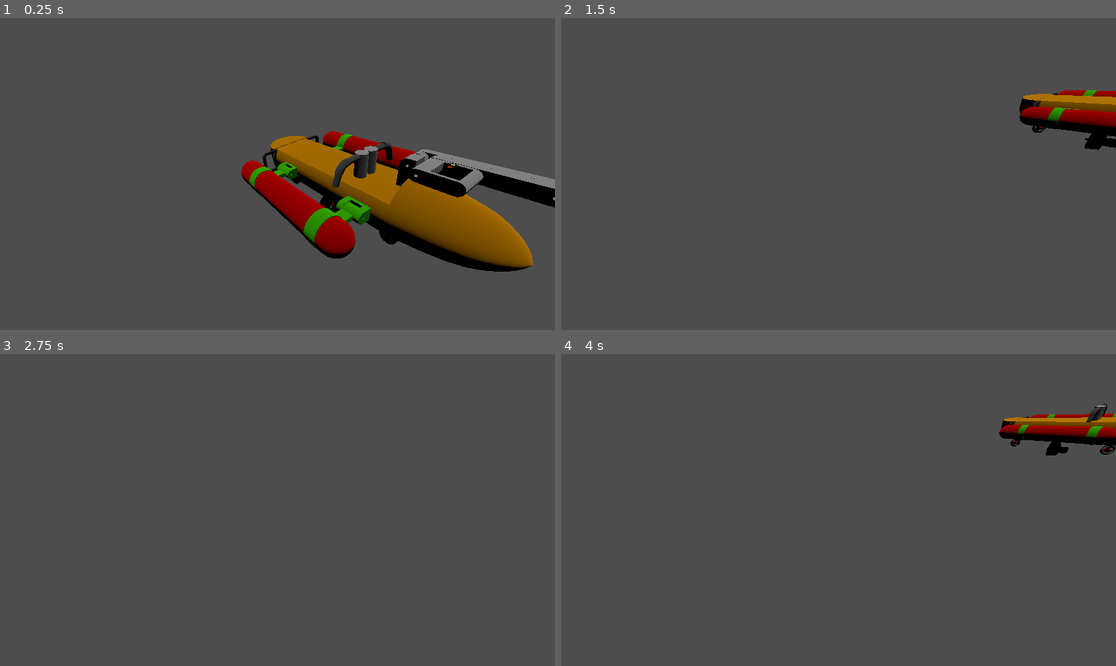
Above: before the commit, frames 1-4 (two rows, left to right).
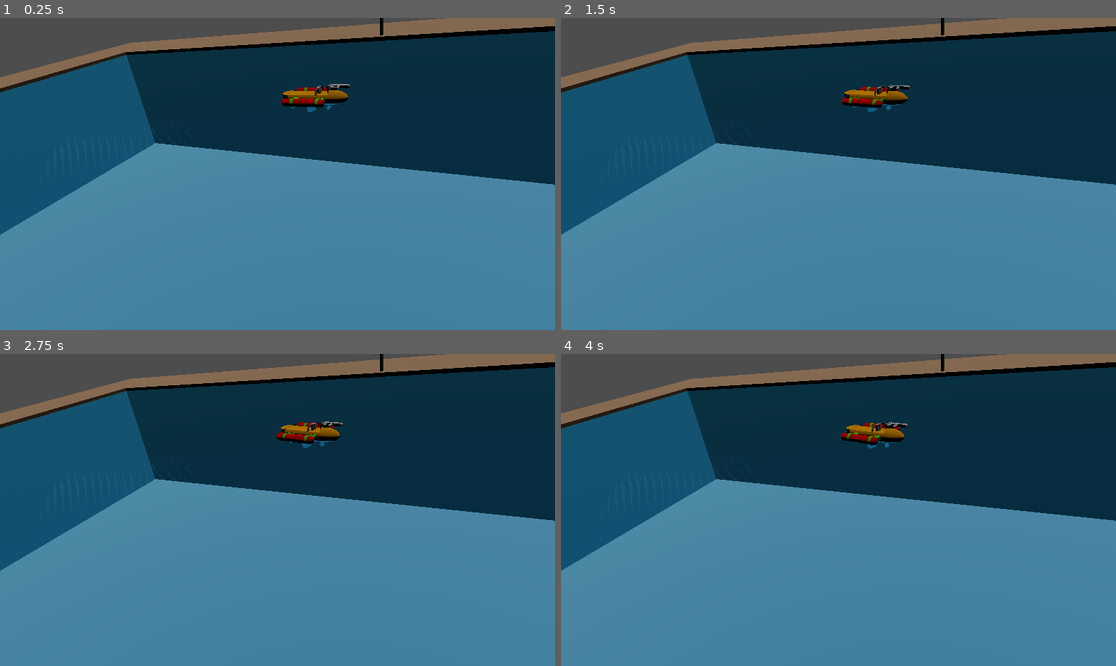
Above: after the commit, the same moments.

Repository: ramvqcraft/PolluxDrone
Game: Godot game, scene res://node_3d.tscn
Same seed, same stepped clock (60 frames per second), same inputs: the game is played once before the commit and once after it.
Inputs:
- Up to frame 1 (0.25 s): no input
- Up to frame 2 (1.5 s): tap Enter at 0.5 s; hold Right (ui_right) 0.53-1.28 s; hold Down (ui_down) from 1.28 s (still down)
- Up to frame 3 (2.75 s): release Down (ui_down) at 2.03 s; hold Right (ui_right) from 2.03 s (still down)
- Up to frame 4 (4 s): release Right (ui_right) at 2.78 s; hold Up (ui_up) 2.78-3.53 s; hold Left (ui_left) from 3.53 s (still down)

The runs differ from the first frame. In frame 1, 95% of the frame differs, in the area x 0-100%, y 0-100%; in frame 2, 95%; in frame 3, 95%; in frame 4, 95%.

Commit message:
adding rotation and linear movement; adding world ver1

Diff:
--- /dev/null
+++ b/App/Webclient/WebSandbox/test/constants.gd
@@ -0,0 +1,16 @@
+# constants.gd
+extends Resource
+
+# Pollux Translation
+const MAX_SPEED : float = 1.0
+const ACCELERATION : float = 0.2
+const DECELERATION : float = 0.4
+
+# Pollux Rotation
+const MAX_ROT_SPEED : float = 45.0   # degrees per second
+const ROT_ACCELERATION : float = 15.0
+const ROT_DECELERATION : float = 15.0
+
+# Propeller spin multipliers
+const MAIN_PROPELLER_SPIN : float = 600.0   # rpm equivalent
+const SIDE_PROPELLER_SPIN : float = 400.0
--- a/App/Webclient/WebSandbox/test/drone2.gd
+++ b/App/Webclient/WebSandbox/test/drone2.gd
@@ -1,45 +1,53 @@
 extends Node3D
 
-# References to parts
-var Pollux : Node3D
+const C = preload("res://constants.gd")
+
+var pollux : Node3D
 var left_aka : Node3D
 var right_aka : Node3D
 
-# Movement parameters
-var translation_speed : float = 2.0
-var rotation_speed : float = 90.0
+var velocity : Vector3 = Vector3.ZERO 	#linear translation
+var angular_velocity : float = 0.0		#rotational movement
 
 func _ready():
-	# Pollux is a direct child of the root Node3D
-	Pollux = $Pollux
-
-	# From Pollux, drill down into Pollux_ver8 → Hull → LeftAka/RightAka
+	pollux = $Pollux
 	left_aka = $Pollux/Pollux_ver8/Hull/LeftAka
 	right_aka = $Pollux/Pollux_ver8/Hull/RightAka
 
+func _process(delta):
+	handle_translation(delta)
+	handle_rotation(delta)
 
-func _process(delta):
-	var move_dir = Vector3.ZERO
+func handle_translation(delta):
+	var input_dir = Vector3.ZERO
 
-	# --- Drone translation ---
+	if Input.is_action_pressed("ui_down"):
+		input_dir.z -= 1
 	if Input.is_action_pressed("ui_up"):
-		move_dir.z -= 1
-	if Input.is_action_pressed("ui_down"):
-		move_dir.z += 1
+		input_dir.z += 1
+
+	input_dir = input_dir.normalized()
+
+	if input_dir != Vector3.ZERO:
+		velocity = velocity.move_toward(input_dir * C.MAX_SPEED, C.ACCELERATION * delta)
+	else:
+		velocity = velocity.move_toward(Vector3.ZERO, C.DECELERATION * delta)
+
+	pollux.translate(velocity * delta)
+
+func handle_rotation(delta):
+	var target_rot_speed : float = 0.0
+
 	if Input.is_action_pressed("ui_left"):
-		move_dir.x -= 1
-	if Input.is_action_pressed("ui_right"):
-		move_dir.x += 1
+		target_rot_speed = C.MAX_ROT_SPEED
+	elif Input.is_action_pressed("ui_right"):
+		target_rot_speed = -C.MAX_ROT_SPEED
 
-	if move_dir != Vector3.ZERO:
-		move_dir = move_dir.normalized()
-		Pollux.translate(move_dir * translation_speed * delta)
+	# Accelerate or decelerate angular velocity
+	if target_rot_speed != 0.0:
+		angular_velocity = move_toward(angular_velocity, target_rot_speed, C.ROT_ACCELERATION * delta)
+	else:
+		angular_velocity = move_toward(angular_velocity, 0.0, C.ROT_DECELERATION * delta)
 
-	# --- Aka rotation ---
-	#if Input.is_action_pressed("rotate_aka_left"):
-		#left_aka.rotate_z(deg_to_rad(rotation_speed) * delta)
-		#right_aka.rotate_z(deg_to_rad(-rotation_speed) * delta)
-
-	#if Input.is_action_pressed("rotate_aka_right"):
-		#left_aka.rotate_z(deg_to_rad(-rotation_speed) * delta)
-		#right_aka.rotate_z(deg_to_rad(rotation_speed) * delta)
+	# Apply rotation
+	pollux.rotate_y(deg_to_rad(angular_velocity) * delta)
--- a/App/Webclient/WebSandbox/test/node_3d.tscn
+++ b/App/Webclient/WebSandbox/test/node_3d.tscn
@@ -2,14 +2,19 @@
 
 [ext_resource type="PackedScene" uid="uid://c0ybi5nvqkwge" path="res://models/Pollux.gltf" id="1_a202f"]
 [ext_resource type="Script" uid="uid://nhl37n4385gv" path="res://drone2.gd" id="2_noarx"]
+[ext_resource type="PackedScene" uid="uid://d111y8wchn1er" path="res://models/World.gltf" id="3_a0tk4"]
 
 [node name="Node3D" type="Node3D" unique_id=324817397]
 script = ExtResource("2_noarx")
 
 [node name="Pollux" parent="." unique_id=2129204542 instance=ExtResource("1_a202f")]
+transform = Transform3D(1, 0, 0, 0, 1, 0, 0, 0, 1, 0, 4.968789, 0)
 
 [node name="Camera3D" type="Camera3D" parent="." unique_id=1956136093]
-transform = Transform3D(0.8419162, 0.35434335, -0.4069618, -0.13252676, 0.866862, 0.48061106, 0.52308106, -0.3507009, 0.776785, -0.6365359, 0.5051129, 0.63400114)
+transform = Transform3D(0.44735435, 0.4850039, -0.7514289, -0.13252676, 0.86686194, 0.4806111, 0.88448334, -0.115419015, 0.4520705, -5.162752, 6.699563, 2.2744446)
+fov = 48.052753
 
 [node name="DirectionalLight3D" type="DirectionalLight3D" parent="." unique_id=2029771035]
-transform = Transform3D(1, 0, 0, 0, 0.05867919, 0.9982769, 0, -0.9982769, 0.05867919, 0, 4.0955033, 0.18884087)
+transform = Transform3D(1, 0, 0, 0, 0.05867919, 0.9982769, 0, -0.9982769, 0.05867919, 0, 24.352093, 0.18884087)
+
+[node name="World" parent="." unique_id=1300892101 instance=ExtResource("3_a0tk4")]
Not shown, added: App/Webclient/WebSandbox/test/constants.gd.uid
Binary file added: App/Webclient/WebSandbox/test/models/Pool.bin
Not shown, added: App/Webclient/WebSandbox/test/models/Pool.gltf
Not shown, added: App/Webclient/WebSandbox/test/models/Pool.gltf.import
Binary file added: App/Webclient/WebSandbox/test/models/World.bin
Not shown, added: App/Webclient/WebSandbox/test/models/World.gltf
Not shown, added: App/Webclient/WebSandbox/test/models/World.gltf.import
Not shown, added: App/Webclient/WebSandbox/models/Pool.bin
Not shown, added: App/Webclient/WebSandbox/models/Pool.gltf
Not shown, added: App/Webclient/WebSandbox/models/World.bin
Not shown, added: App/Webclient/WebSandbox/models/World.gltf
Not shown, added: Modeling/World_ver1.FCStd
(and 1 more such lines)
